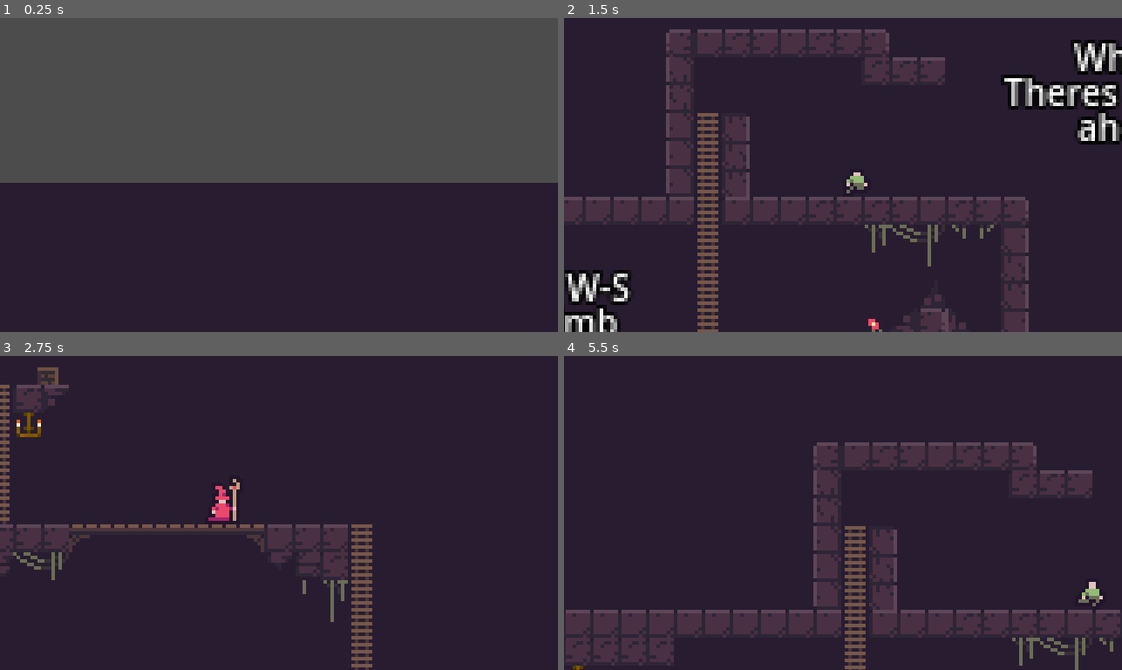
Above: before the commit, frames 1-4 (two rows, left to right).
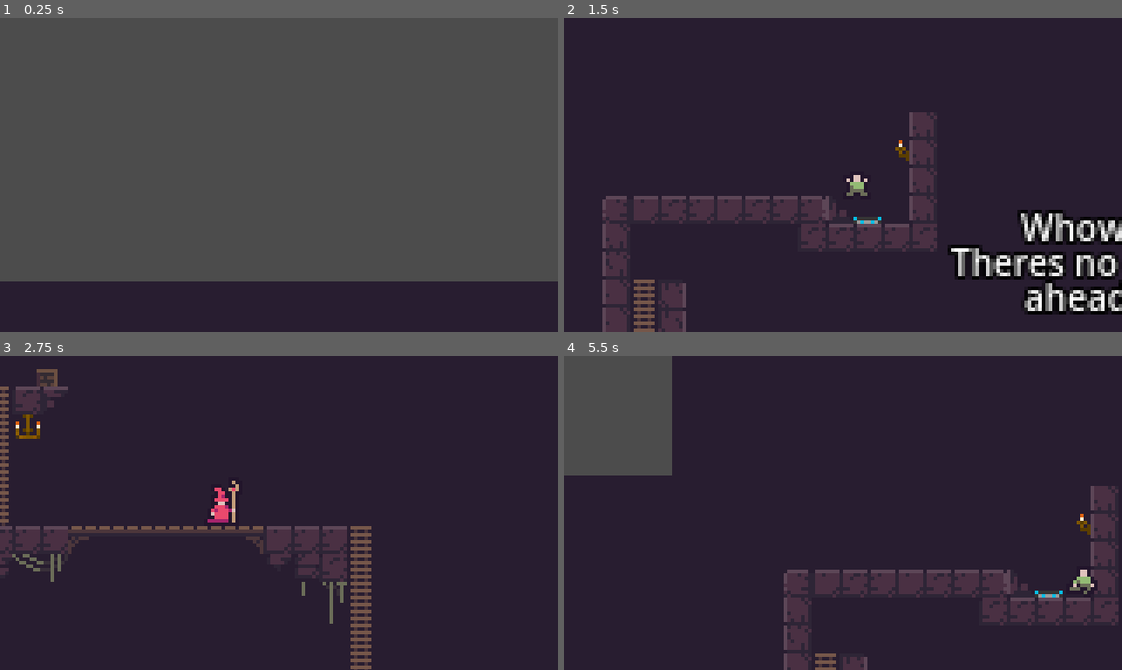
Above: after the commit, the same moments.

Repository: ShamsParvezArka/buet-game-jam-2026-submission
Game: Godot game, scene res://scene/tutorial.tscn
Two runs of this game, one before a commit and one after it. Both use one fixed random seed, a clock stepped at 60 frames per second and the inputs below.
Inputs:
- Up to frame 1 (0.25 s): no input
- Up to frame 2 (1.5 s): tap A (move_left) at 0.5, 1.25 s; hold K (attack) 0.53-1.28 s; hold D (move_right) from 0.53 s (still down); tap Space (jump) at 0.77 s; tap W (climb) at 1.35 s
- Up to frame 3 (2.75 s): tap Space (jump) at 1.52 s; tap A (move_left) at 2 s; release D (move_right) at 2.03 s; hold A (move_left) from 2.03 s (still down); tap Tab (player_switch) at 2.1 s
- Up to frame 4 (5.5 s): release A (move_left) at 2.78 s; hold D (move_right) 2.78-4.28 s; tap J (teleport) at 2.85 s; tap Space (jump) at 3.02, 3.77, 4.52 s; tap A (move_left) at 3.5, 4.25 s; hold K (attack) 3.53-4.28 s; hold A (move_left) 4.28-5.03 s; tap W (climb) at 4.35 s; hold D (move_right) from 5.03 s (still down); tap Tab (player_switch) at 5.1 s

The runs differ from the first frame. In frame 1, 31% of the frame differs, in the area x 0-100%, y 52-84%; in frame 2, 27%; in frame 3, 3.9%; in frame 4, 26%.

Commit message:
Update tutorial scene layout and environment asset
Modified environment2.png and adjusted various node positions, collision shapes, and polygon points in tutorial.tscn to refine scene layout and collision areas. These changes improve level geometry and player/camera placement for better gameplay experience.

Diff:
--- a/scene/tutorial.tscn
+++ b/scene/tutorial.tscn
@@ -123,6 +123,9 @@
 3:6/0 = 0
 6:2/0 = 0
 6:2/0/physics_layer_0/polygon_0/points = PackedVector2Array(-4, 4, -4, 1.0675223, -2.8790755, 0.9381257, -3.0084724, 0.12939668, 0, 0.06469834, 0.06469822, -3.008472, 0.9057765, -2.9437735, 0.9704752, -4, 4, -4, 4, 4)
+5:6/0 = 0
+5:7/0 = 0
+5:7/0/physics_layer_0/polygon_0/points = PackedVector2Array(-4, 4, -2.2335625, 2.1320362, 2.3350868, 2.030511, 4, 4, -4, 4)
 
 [sub_resource type="TileSetAtlasSource" id="TileSetAtlasSource_nvmt1"]
 texture = ExtResource("1_8jxoh")
@@ -195,7 +198,7 @@
 sources/0 = SubResource("TileSetAtlasSource_6axd3")
 
 [sub_resource type="RectangleShape2D" id="RectangleShape2D_nvmt1"]
-size = Vector2(6, 78)
+size = Vector2(6, 80)
 
 [sub_resource type="RectangleShape2D" id="RectangleShape2D_won01"]
 size = Vector2(6, 64)
@@ -208,7 +211,7 @@
 
 [node name="OverWorld" type="TileMapLayer" parent="."]
 position = Vector2(72, 51)
-tile_map_data = PackedByteArray("AAD9//7/AgACAAAAAAD+//7/AgA …(5343 unchanged characters)… AFAAMAADBPACoAAAAEAAMAADArACAAAAAFAAIAACA=")
+tile_map_data = PackedByteArray("AAD9//7/AgACAAAAAAD+//7/AgA …(5343 unchanged characters)… AFAAMAADBPACoAAAAEAAMAADArACAAAAAFAAIAACBpAB4AAAAFAAIAAGBrAB8AAAADAAAAAABsAB4AAAADAAAAAGBsAB0AAAADAAAAAGBsABsAAAADAAAAAGBsABwAAAADAAAAAGBsAB8AAAADAAEAAABrABwAAAAFAAYAAABqAB4AAAAFAAcAAAA=")
 tile_set = SubResource("TileSet_won01")
 
 [node name="Lvl1" type="Node" parent="OverWorld"]
@@ -261,14 +264,14 @@
 collision_mask = 4
 
 [node name="CollisionShape2D" type="CollisionShape2D" parent="OverWorld/Lvl1/LadderArea"]
-position = Vector2(-49.368774, -15.388245)
+position = Vector2(-49.368774, -16.388245)
 shape = SubResource("RectangleShape2D_nvmt1")
 
 [node name="W-S2" type="Label" parent="OverWorld/Lvl1"]
-offset_left = 945.0
-offset_top = 292.0
-offset_right = 1018.0
-offset_bottom = 326.0
+offset_left = 948.0
+offset_top = 293.0
+offset_right = 1021.0
+offset_bottom = 327.0
 pivot_offset = Vector2(23, 11)
 theme_override_constants/line_spacing = -4
 theme_override_constants/shadow_offset_y = 1
@@ -283,7 +286,7 @@
 position = Vector2(134, 54)
 
 [node name="PlayerBasic" parent="." instance=ExtResource("2_nvmt1")]
-position = Vector2(878.1899, 312.45306)
+position = Vector2(897, 277)
 
 [node name="CameraRig" type="Camera2D" parent="."]
 position = Vector2(107, 60)
Binary file changed: asset/environment2.png
